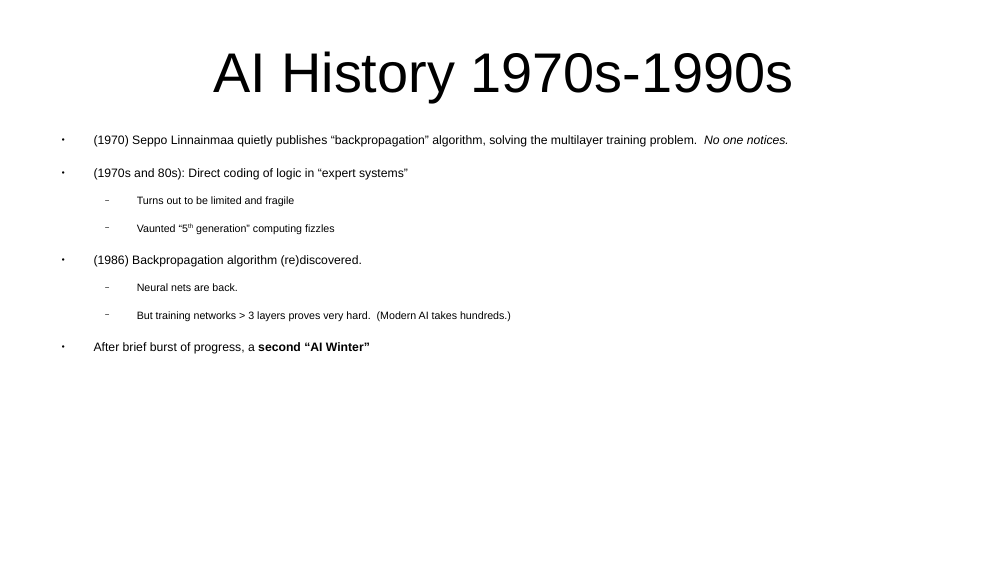
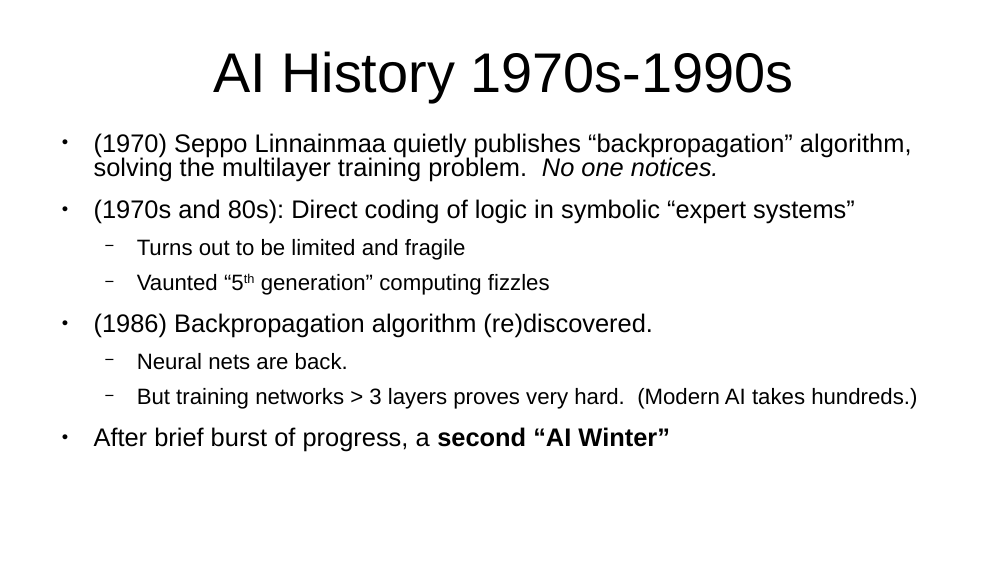
Before and after one commit to ClintStaley/AITalks, a slide deck: slide 16 of UATX/FullPreso2026.pptx (slide 14 before the commit). Drawn at 1008x567 pixels with LibreOffice and Linux fonts; fonts in the diff are those of the drawing. Boxes give left, top, right and bottom in pixels: in the first picture for what was removed or moved away, otherwise in the second. Text is boxed around its words. In the diff, an @@ line names an element or a change of style, - is before the commit and + after.

```diff
--- a/UATX/FullPreso2026.pptx
+++ b/UATX/FullPreso2026.pptx
@@ text at <box>94,133,917,452</box>: size 9.6 to 20 pt in "(1970) Seppo Linnainmaa quietly publishes “backpropagation”  ...", "(1986) Backpropagation algorithm (re)discovered.", "After brief burst of progress, a second ..."; size 8.4 to 17.5 pt in "Turns out to be limited and fragile", "Vaunted “5th generation” computing fizzles", "Neural nets are back.", "But training networks > 3 layers proves ..."; now superscript in "“5th"; line spacing 1 to 0.8 @@
@@ text at <box>94,199,855,224</box>: text changed; size 9.6 to 20 pt @@
-● (1970s and 80s): Direct coding of logic in “expert systems”
+● (1970s and 80s): Direct coding of logic in symbolic “expert systems”
```
Also in this commit, not shown: 18 other slides changed, 2 slides added, 45 other files.
